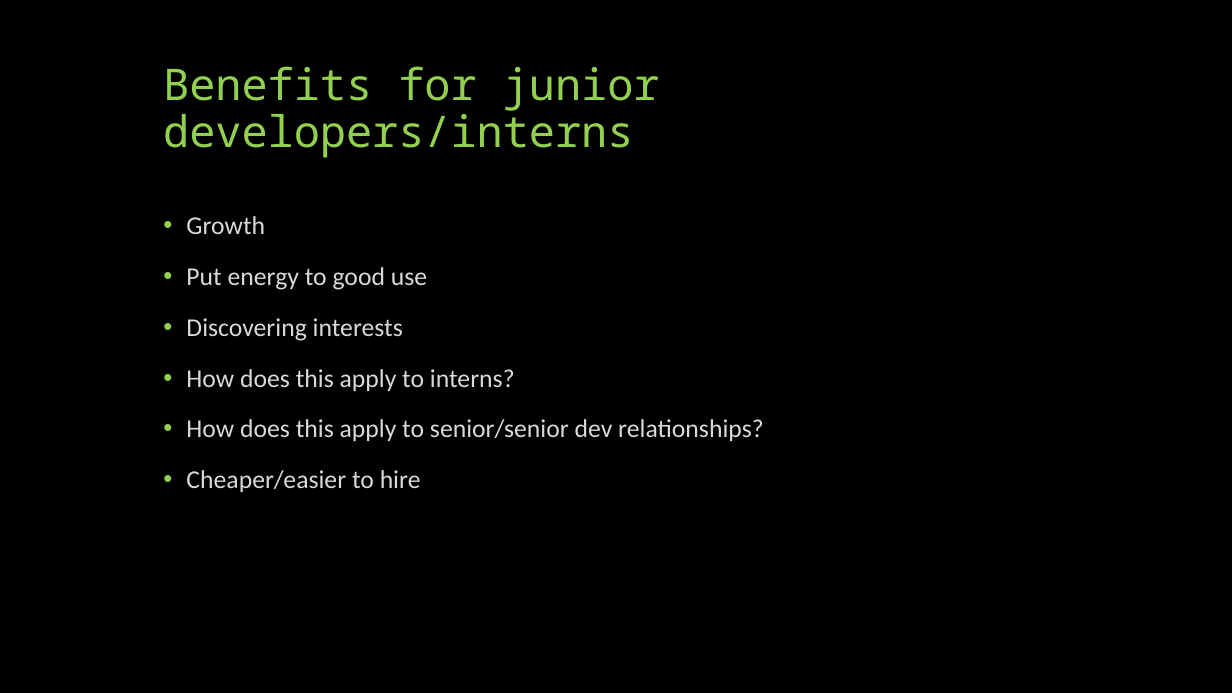
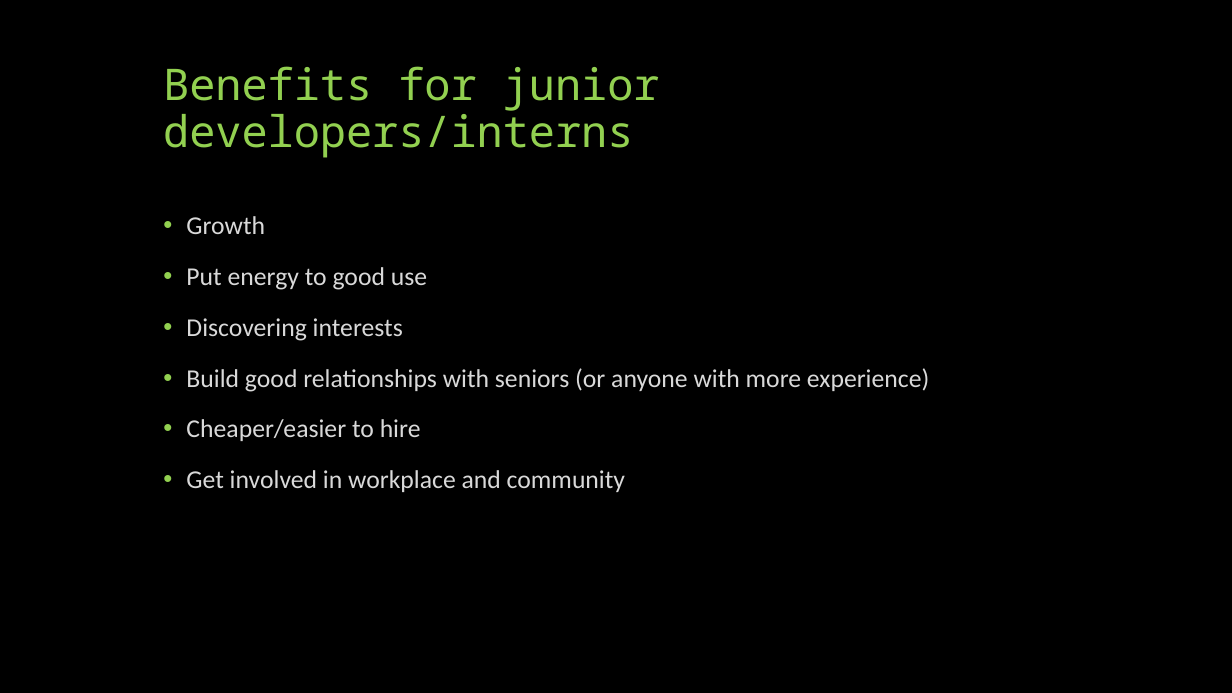
Before and after one commit to geekygirlsarah/talk-building-your-team-to-last, a slide deck: slide 7 of Building Your Team to Last.pptx (slide 8 before the commit). Drawn at 1232x693 pixels with LibreOffice and Linux fonts; fonts in the diff are those of the drawing. Boxes give left, top, right and bottom in pixels: in the first picture for what was removed or moved away, otherwise in the second. Text is boxed around its words. In the diff, an @@ line names an element or a change of style, - is before the commit and + after.

```diff
--- a/Building Your Team to Last.pptx
+++ b/Building Your Team to Last.pptx
@@ text at <box>186,368,929,392</box>: text changed @@
-• How does this apply to interns?
-• How does this apply to senior/senior dev relationships?
+• Build good relationships with seniors (or anyone with more experience)
@@ text at <box>186,470,625,492</box>: paragraph added @@
+• Get involved in workplace and community
```
Also in this commit, not shown: 9 other slides changed, 3 slides added, 1 slide removed.
